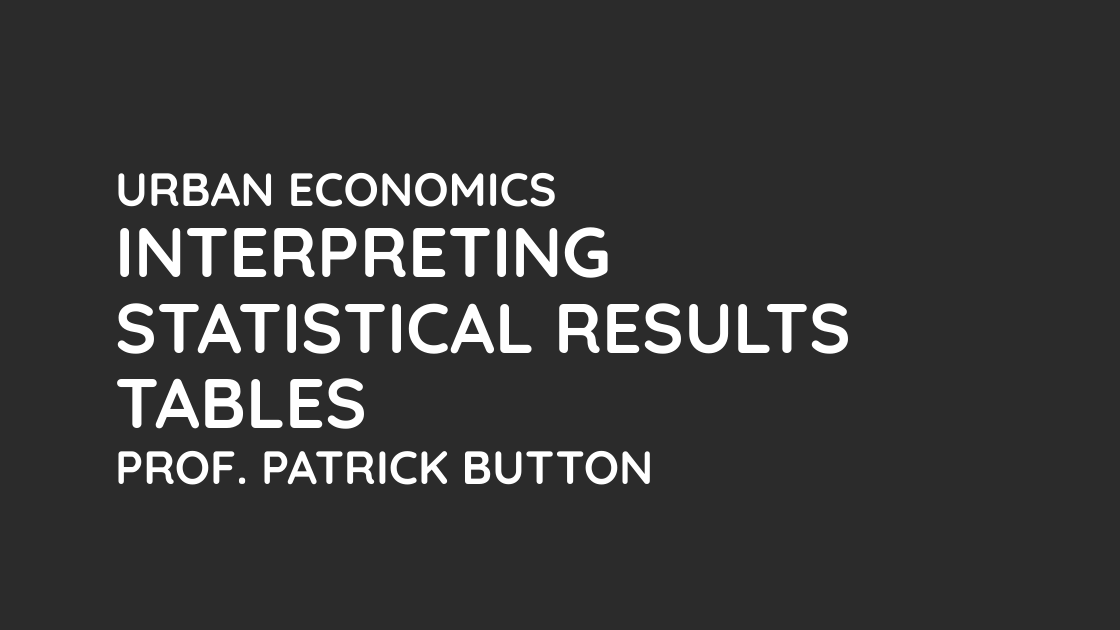
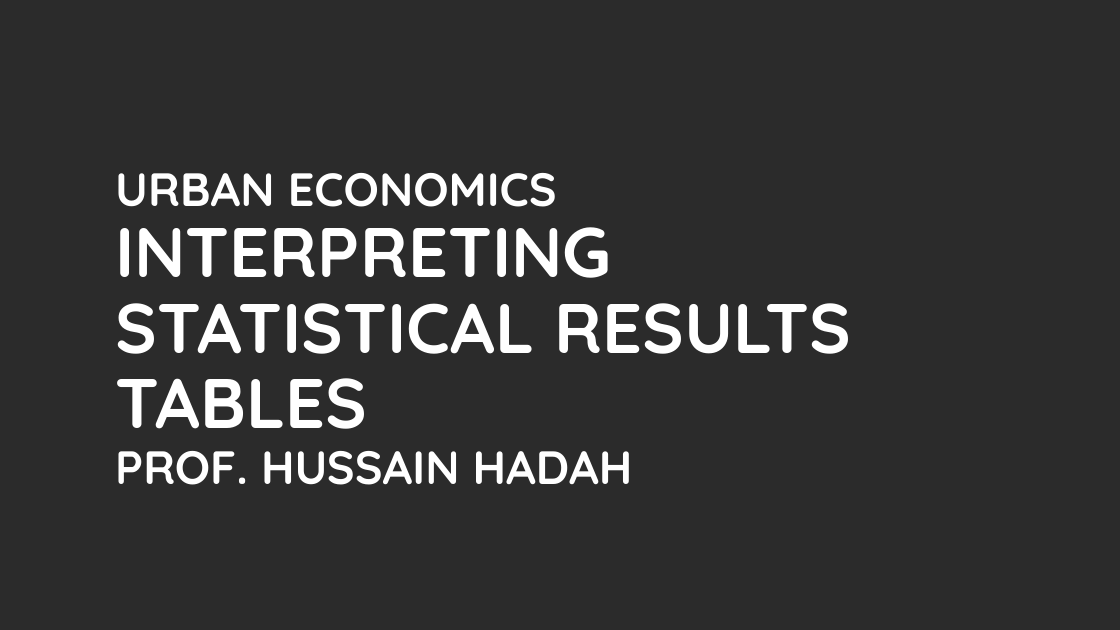
Before and after one commit to hhadah/urban-econ, a slide deck: slide 1 of slides/Slides/InterpretingStatisticalTables.pptx. Drawn at 1120x630 pixels with LibreOffice and Linux fonts; fonts in the diff are those of the drawing; background and template pictures are left out; a plain dark background stands for a picture behind light text. Boxes give left, top, right and bottom in pixels: in the first picture for what was removed or moved away, otherwise in the second. Text is boxed around its words. In the diff, an @@ line names an element or a change of style, - is before the commit and + after.

```diff
--- a/slides/Slides/InterpretingStatisticalTables.pptx
+++ b/slides/Slides/InterpretingStatisticalTables.pptx
@@ text at (115,451,633,485): text changed @@
-PROF. PATRICK BUTTON
+PROF. HUSSAIN HADAH
```
Also in this commit, not shown: 28 other files.
